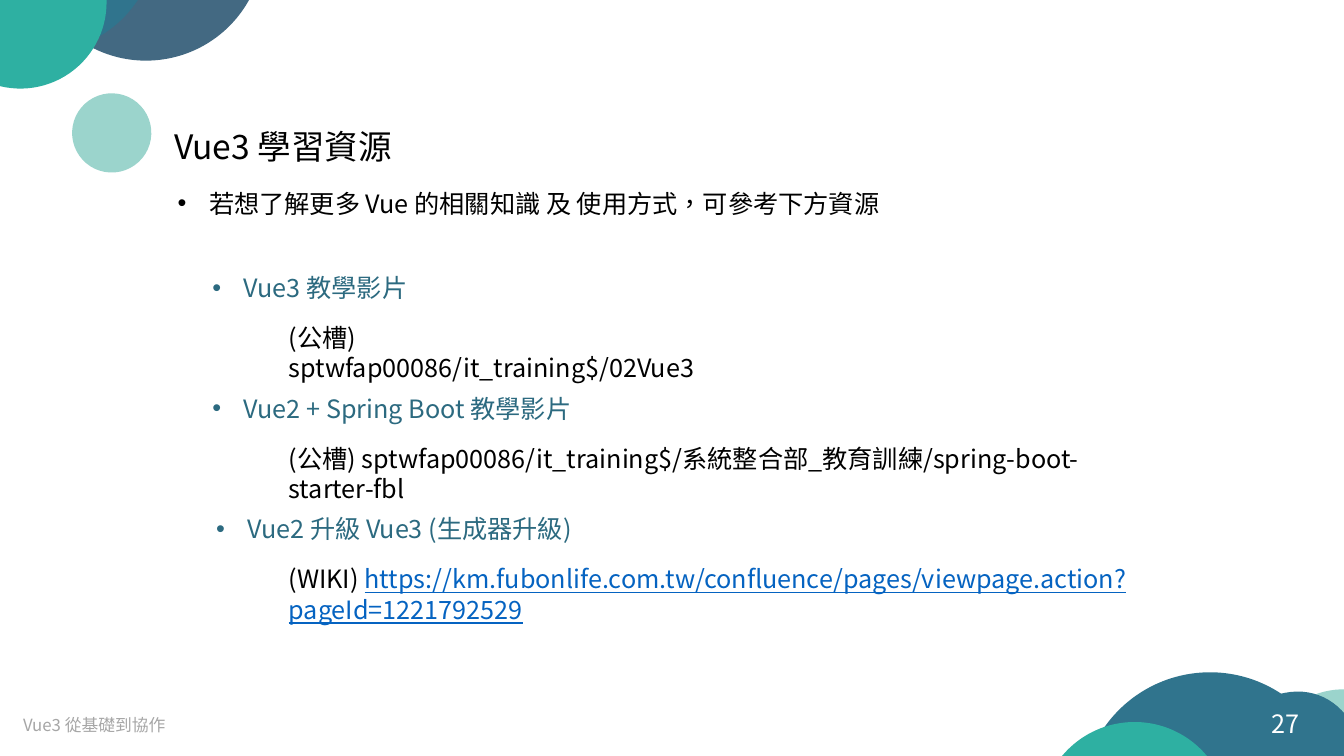
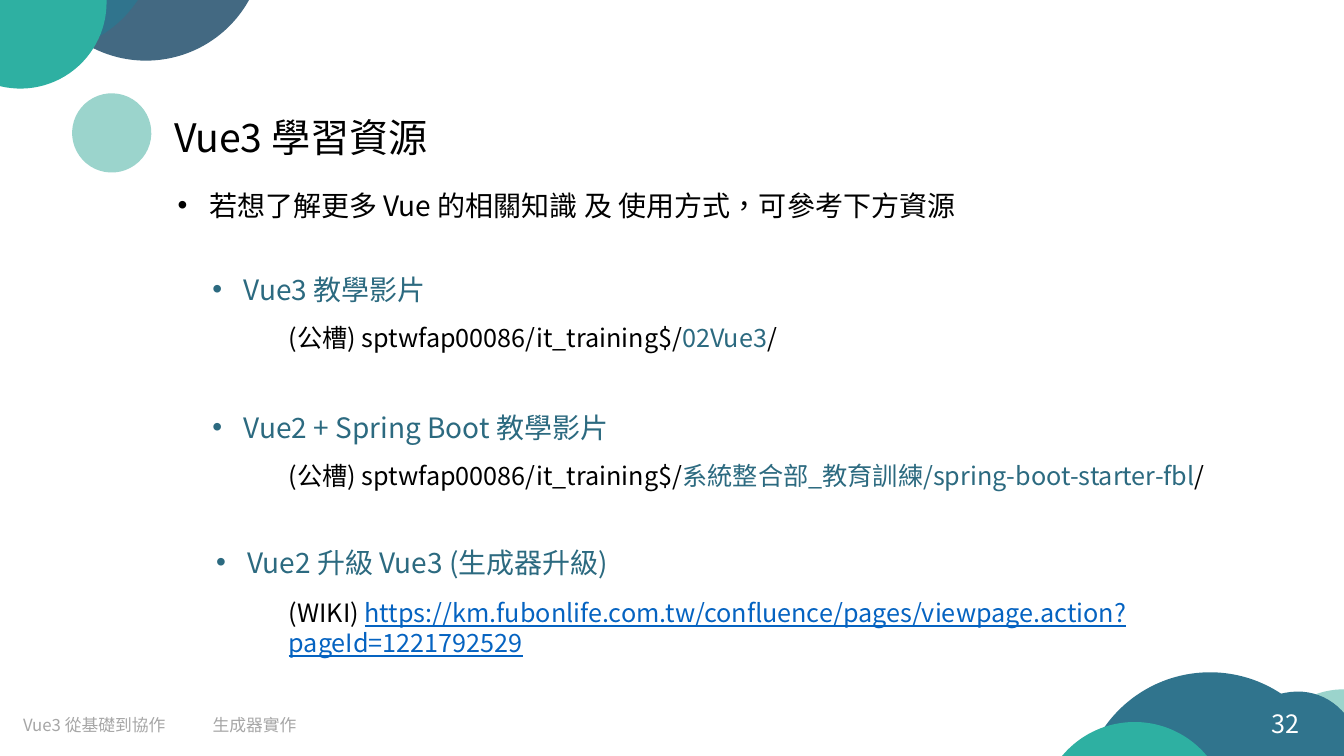
Before and after one commit to arx827/myDrive, a slide deck: slide 32 of Vue.js 從基礎到協作.pptx (slide 27 before the commit). Drawn at 1344x756 pixels with LibreOffice and Linux fonts; fonts in the diff are those of the drawing. Boxes give left, top, right and bottom in pixels: in the first picture for what was removed or moved away, otherwise in the second. Text is boxed around its words. In the diff, an @@ line names an element or a change of style, - is before the commit and + after.

```diff
--- a/Vue.js 從基礎到協作.pptx
+++ b/Vue.js 從基礎到協作.pptx
@@ text "Vue3 學習資源" moved from (x1=174, y1=131, x2=392, y2=162) to (x1=174, y1=119, x2=428, y2=156) @@
@@ text "Vue3 學習資源" at (x1=174, y1=119, x2=428, y2=156): size 24 to 28 pt @@
@@ text at (x1=289, y1=325, x2=777, y2=353): text changed @@
-(公槽) sptwfap00086/it_training$/02Vue3
+(公槽) sptwfap00086/it_training$/02Vue3/
@@ text "Vue2 + Spring Boot 教學影片" moved from (x1=244, y1=397, x2=571, y2=424) to (x1=244, y1=414, x2=608, y2=445) @@
@@ text at (x1=289, y1=463, x2=1205, y2=491): text changed; text colour #000000 to #2C6A80 @@
-(公槽) sptwfap00086/it_training$/系統整合部_教育訓練/spring-boot-starter-fbl
+(公槽) sptwfap00086/it_training$/系統整合部_教育訓練/spring-boot-starter-fbl/
@@ size 18 to 20 pt in 4 elements at (x1=244, y1=276, x2=426, y2=303), (x1=209, y1=192, x2=956, y2=219), (x1=244, y1=414, x2=608, y2=445), (x1=248, y1=549, x2=608, y2=579) @@
@@ text "Vue2 升級 Vue3 (生成器升級)" moved from (x1=248, y1=517, x2=572, y2=543) to (x1=248, y1=549, x2=608, y2=579) @@
@@ text at (x1=289, y1=601, x2=1127, y2=658): text changed @@
-(WIKI) https://km.fubonlife.com.tw/confluence/pages/viewpage.action?pageId=1221792529
+(WIKI) https://km.fubonlife.com.tw/confluence/pages/viewpage.action?
+pageId=1221792529
@@ text added at (x1=213, y1=717, x2=297, y2=732), 12 pt, text #A6A6A6 @@
+生成器實作
@@ page number at (x1=1272, y1=714, x2=1300, y2=734): text changed @@
-27
+32
```
Also in this commit, not shown: 27 other slides changed, 5 slides added, 1 other file.
